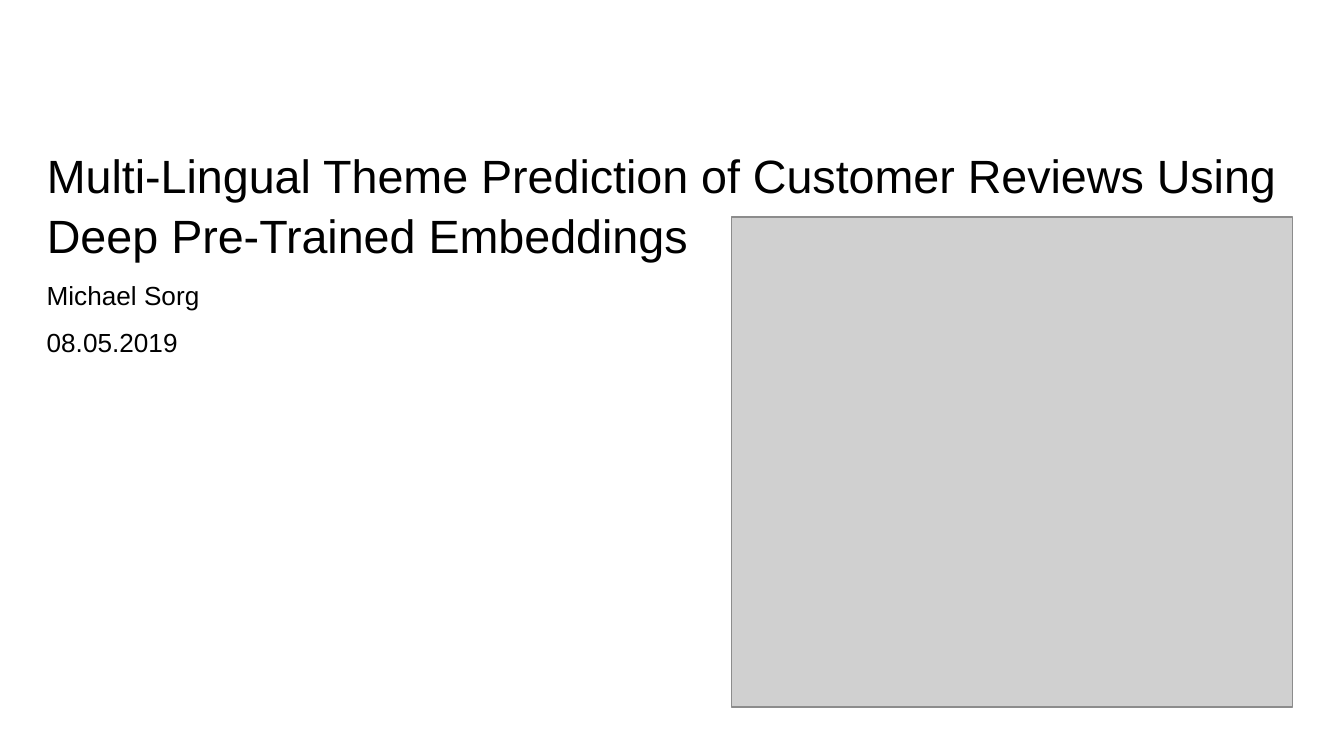
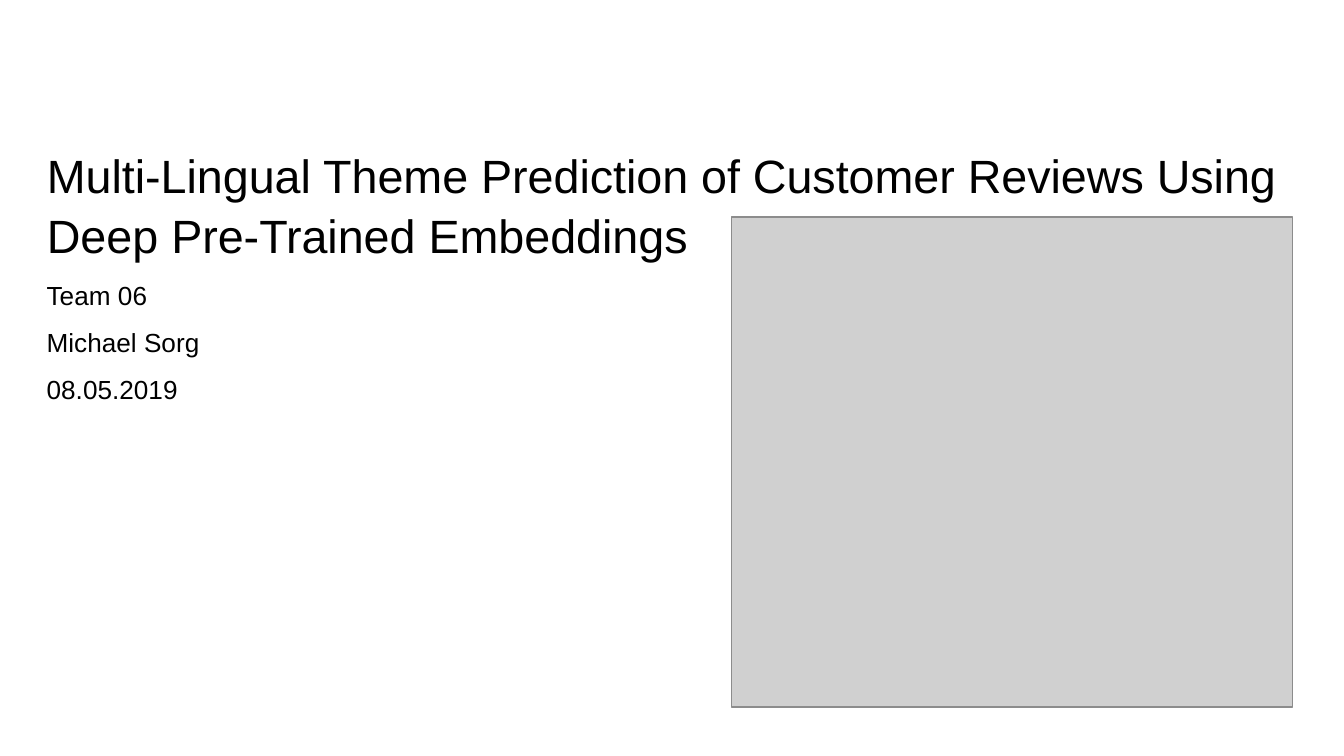
Before and after one commit to sorgmi/amazon_category_prediction, a slide deck: slide 1 of presentations/0508.pptx. Drawn at 1344x756 pixels with LibreOffice and Linux fonts; fonts in the diff are those of the drawing; grey boxes stand for pictures; background and template pictures are left out. Boxes give left, top, right and bottom in pixels: in the first picture for what was removed or moved away, otherwise in the second. Text is boxed around its words. In the diff, an @@ line names an element or a change of style, - is before the commit and + after.

```diff
--- a/presentations/0508.pptx
+++ b/presentations/0508.pptx
@@ text at box(47, 286, 147, 306): paragraph added @@
+Team 06
```
Also in this commit, not shown: 5 other slides changed.
